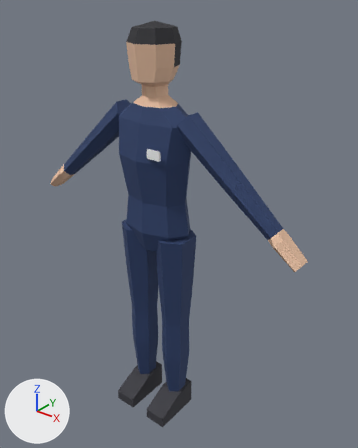
Renders of the FBX model Assets/Character/Porter/Porter.fbx from each side of a commit.
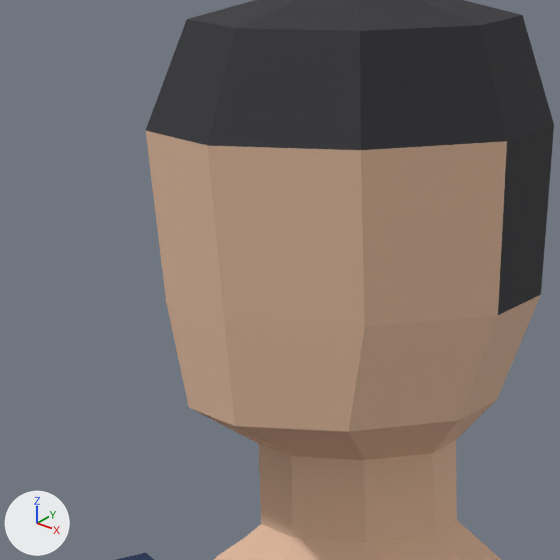
Each version appears first whole from a 50 mm camera at (1.289, -1.464, 1.922) aimed at (0.064, 0.067, 0.973), and next in a close-up on the part from 30% to 51% of the width and 5% to 22% of the height. Arrows for +X, +Y and +Z are at lower left; the lights stay in place. The last two pictures show the newer version.

The first close-up shows 'Porter'.
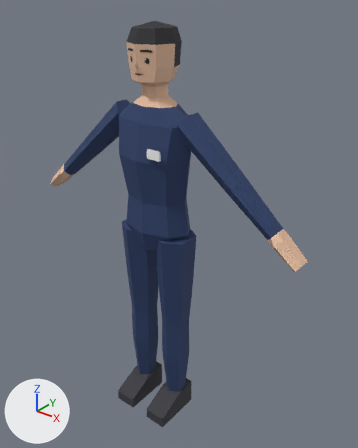
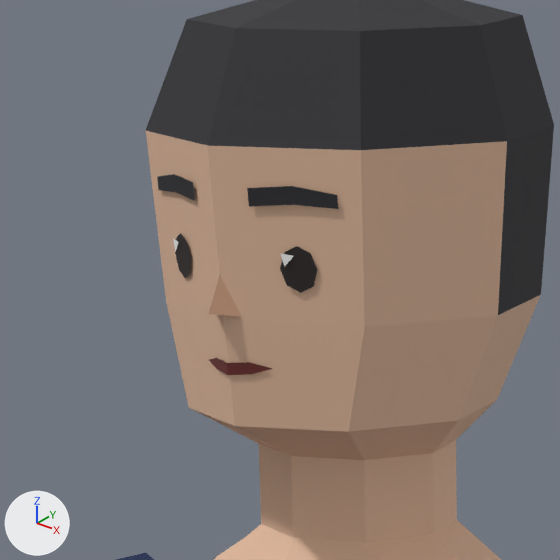
The change, as a diff of the scene's bpy script:
```diff
--- a/Assets/Character/Porter/Porter.fbx.py
+++ b/Assets/Character/Porter/Porter.fbx.py
@@ img_facepalette_png @@
+img_facepalette_png = load_image('FacePalette.png', '../Face/FacePalette.png', 32, 16, 'sRGB')
@@ mat_porter_face @@
+mat_porter_face = principled_material('Porter_Face')
+mat_porter_face.texture = img_facepalette_png
+mat_porter_face.roughness = 0.55
@@ me_porter @@
 # used by ob_porter; location = (0.0, 0.0, 0.0)
-me_porter.from_pydata(...)  # 257 vertices, 234 faces; spans x -0.69..0.69, y -0.16..0.1, z 0.0..1.8
+me_porter.from_pydata(...)  # 337 vertices, 295 faces; spans x -0.69..0.69, y -0.16..0.1, z 0.0..1.8
+# me_porter part 1
+# 80 vertices are added at x -0.06..0.06, y -0.11..-0.08, z 1.62..1.71
+# 53 new faces join them, mat_porter_face (picture img_facepalette_png)
+# 8 new faces join them, mat_porter_hair (dark grey #2c2c30)
 me_porter.materials.append(mat_porter_bottom)
@@ me_porter @@
 me_porter.materials.append(mat_porter_badge)
+me_porter.materials.append(mat_porter_face)  # picture img_facepalette_png
```

Pixel boxes [x1, y1, x2, y2] of what changed, in the close-ups (560 x 560 px):
part 1 of me_porter, added
    after: [157, 174, 338, 375]
